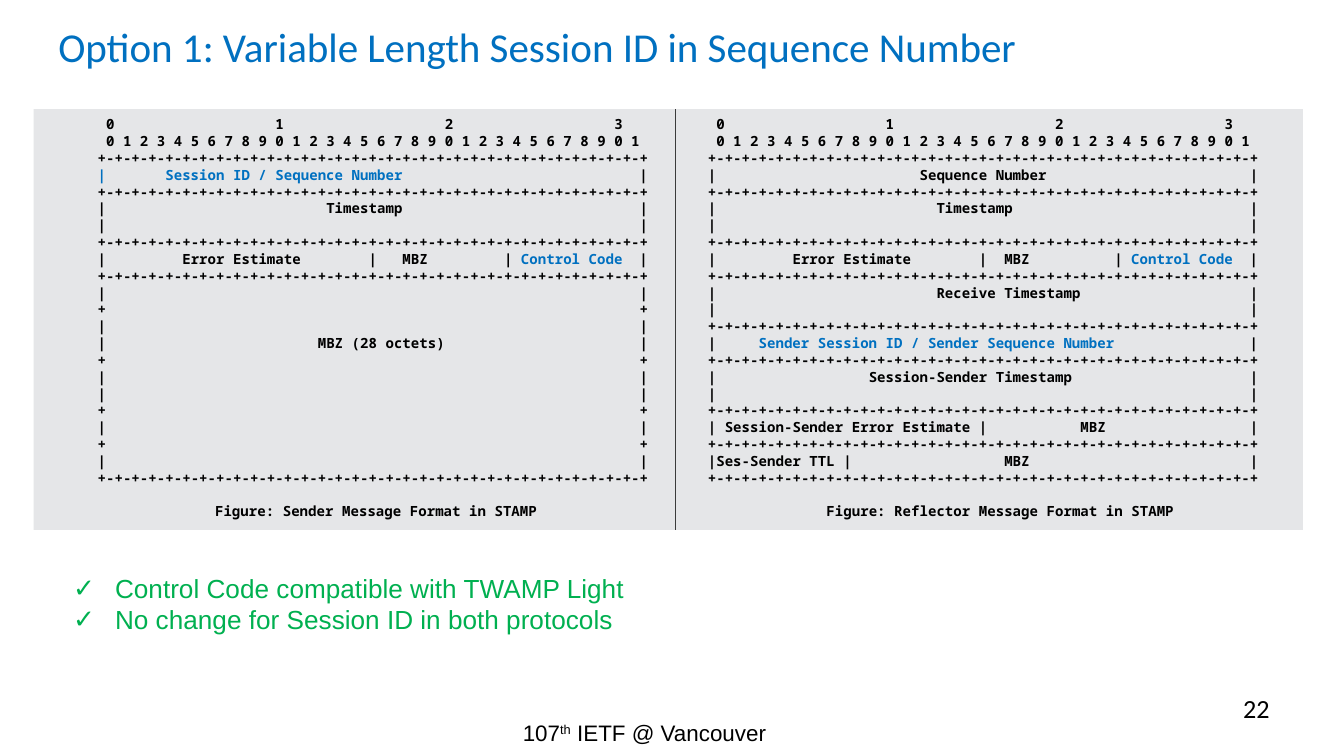
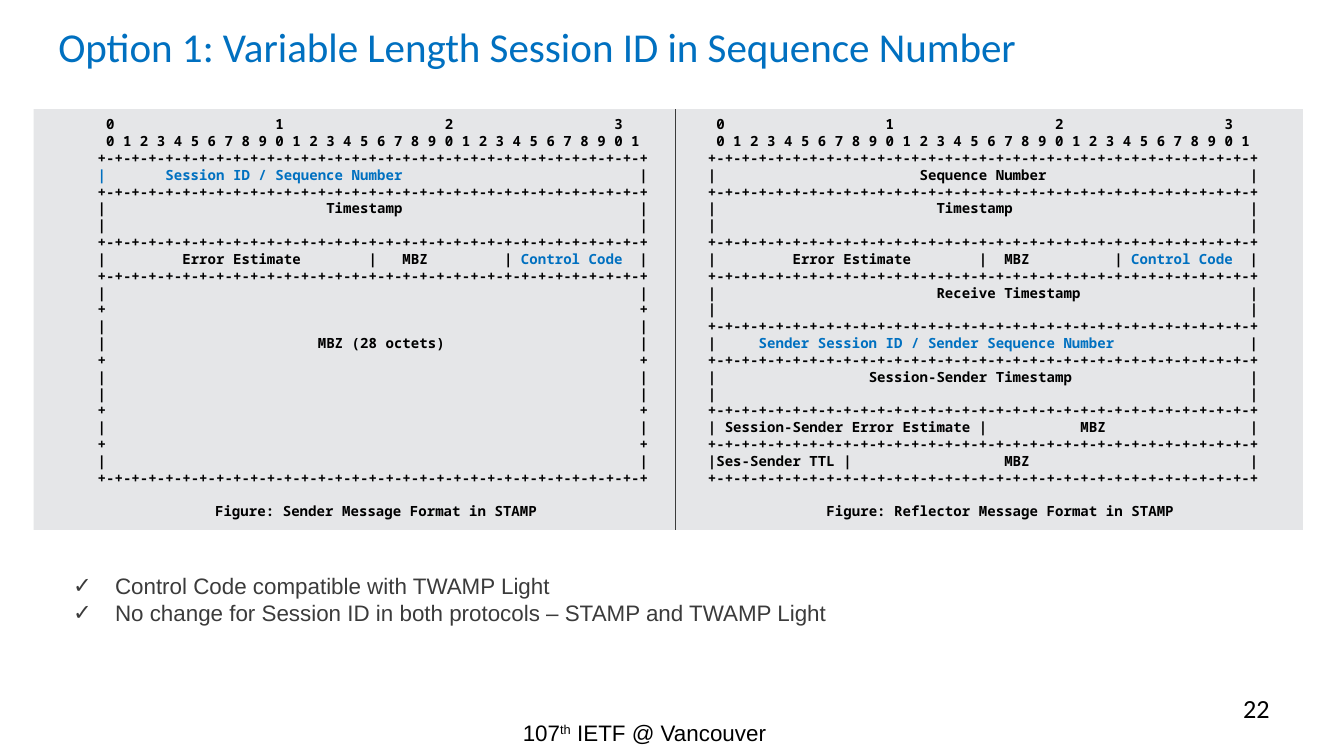
Before and after one commit to rakgandhi/ietf-slides, a slide deck: slide 22 of draft-gandhi-spring-twamp-srpm-07.pptx. Drawn at 1344x756 pixels with LibreOffice and Linux fonts; fonts in the diff are those of the drawing. Boxes give left, top, right and bottom in pixels: in the first picture for what was removed or moved away, otherwise in the second. Text is boxed around its words. In the diff, an @@ line names an element or a change of style, - is before the commit and + after.

```diff
--- a/draft-gandhi-spring-twamp-srpm-07.pptx
+++ b/draft-gandhi-spring-twamp-srpm-07.pptx
@@ text at (x1=115, y1=577, x2=549, y2=599): size 14 to 12 pt, text colour #00B050 to #3B3B3B in "Control Code compatible with TWAMP Light" @@
@@ text at (x1=115, y1=604, x2=825, y2=626): text changed; size 14 to 12 pt; text colour #00B050 to #3B3B3B @@
-✓ No change for Session ID in both protocols
+✓ No change for Session ID in both protocols – STAMP and TWAMP Light
```
Also in this commit, not shown: 3 other slides changed.
